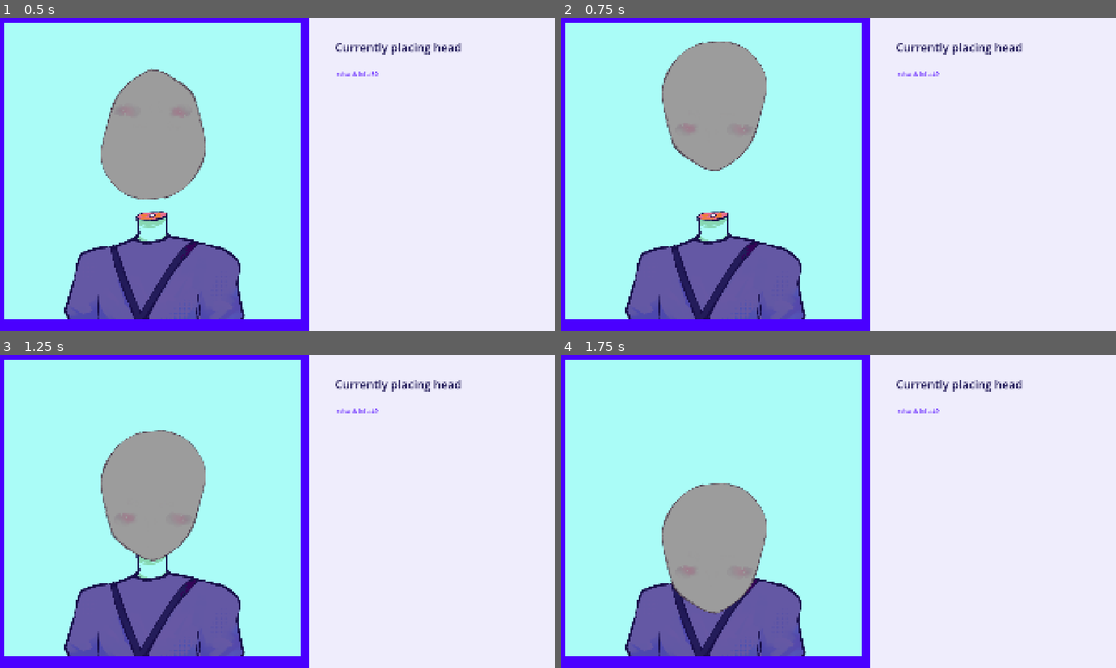
Above: before the commit, frames 1-4 (two rows, left to right).
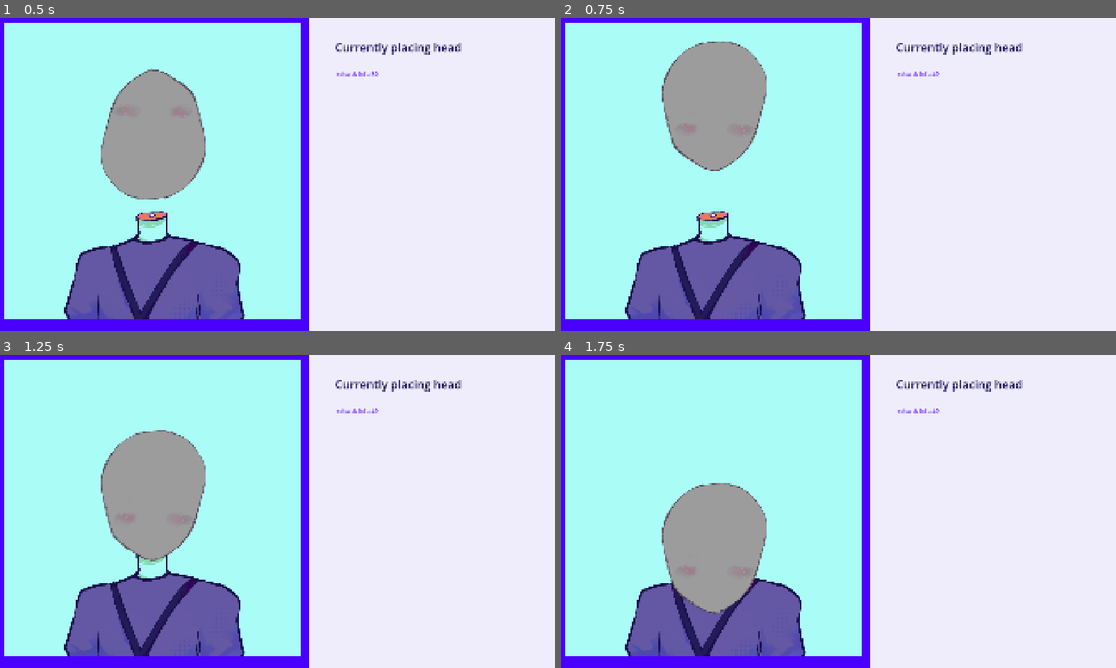
Above: after the commit, the same moments.

Repository: Herbeon/haven-toronto-game
Game: Godot game, scene res://game.tscn
The game is run twice, just before and just after one commit, with the same random seed, the same clock (stepped at 60 frames per second) and the same inputs.
Inputs (mouse positions are in pixels of both pictures, inside the frame that each line leads up to):
- Up to frame 1 (0.5 s): no input
- Up to frame 2 (0.75 s): tap Enter (reload) at 0.5 s; move the mouse to (960, 158) at 0.52 s; hold Up from 0.53 s (still down); tap Left (rotate_ccwise) at 0.6 s; click (960, 158) at 0.67 s
- Up to frame 3 (1.25 s): keep holding Up; tap Right (rotate_clockwise) at 0.8 s
- Up to frame 4 (1.75 s): move the mouse to (727, 527) at 1.27 s; release Up at 1.28 s; hold Down from 1.28 s (still down); tap Right (rotate_clockwise) at 1.35 s; tap Left (rotate_ccwise) at 1.55 s

Frame 1 is identical in both runs. In frame 2, less than 0.1% of the frame differs, in the area x 18-38%, y 7-49%; in frame 3, less than 0.1%, in the area x 18-38%, y 24-66%; in frame 4, less than 0.1%.

Commit message:
added mouth and working on collision layers

Diff:
--- a/havenBounceBack/eye_1.gd
+++ b/havenBounceBack/eye_1.gd
@@ -42,7 +42,7 @@
 		if(Input.is_action_just_pressed("rotate_clockwise") && placing_eye):
 			#print ("rotate clockwise")
 			$AnimatedSprite2D.rotate(PI/6)
-		if(Input.is_action_just_pressed("rotate_ccwise")):
+		if(Input.is_action_just_pressed("rotate_ccwise") && placing_eye):
 			$AnimatedSprite2D.rotate(-PI/6)
 
 
--- a/havenBounceBack/game.gd
+++ b/havenBounceBack/game.gd
@@ -17,6 +17,7 @@
 @onready var eye1 = $eye1
 @onready var ear1 = $ear1
 @onready var ear2 = $ear2
+@onready var mouth = $mouth
 
 @onready var label = $Control/Label
 @onready var relabel = $Control/Relabel
@@ -61,16 +62,21 @@
 	#print("start 1 eye")
 
 func eye_is_done():
-	label.text = "Currently placing ear"
+	label.text = "Currently placing first ear"
 	current_part = $ear1
 
 	ear1.start()
 
 
 func ear_is_done():
+	label.text = "Currently placing second ear"
+
 	current_part = $ear2
 
 	ear2.start()
 
 func ear_2_is_done():
-	print("hello ear 2 done")
+	label.text = "Currently placing mouth"
+
+	current_part = $mouth
+	mouth.start()
--- a/havenBounceBack/game.tscn
+++ b/havenBounceBack/game.tscn
@@ -8,6 +8,7 @@
 [ext_resource type="PackedScene" uid="uid://crvkgv3gvwurq" path="res://ear_1.tscn" id="7_eow3j"]
 [ext_resource type="PackedScene" uid="uid://ccxtt8gld1bal" path="res://eye_1.tscn" id="7_j5wjh"]
 [ext_resource type="PackedScene" uid="uid://ccu8645egrb3x" path="res://ear_2.tscn" id="7_vef74"]
+[ext_resource type="PackedScene" uid="uid://x2u2rsucnlf8" path="res://mouth.tscn" id="9_vef74"]
 
 [sub_resource type="LabelSettings" id="LabelSettings_m6jhr"]
 font_size = 40
@@ -29,8 +30,8 @@
 1:1/0/physics_layer_0/polygon_0/points = PackedVector2Array(-8, -8, 8, -8, 8, 8, -8, 8)
 
 [sub_resource type="TileSet" id="TileSet_tcrup"]
-physics_layer_0/collision_layer = 255
-physics_layer_0/collision_mask = 255
+physics_layer_0/collision_layer = 1023
+physics_layer_0/collision_mask = 1023
 sources/0 = SubResource("TileSetAtlasSource_fc0e3")
 
 [node name="game" type="Node2D" unique_id=1374351353]
@@ -90,8 +91,16 @@
 position = Vector2(-604, 295)
 
 [node name="eye1" parent="." unique_id=244120957 instance=ExtResource("7_j5wjh")]
-z_index = 10
+z_index = 20
 position = Vector2(-236, 692)
+collision_layer = 256
+collision_mask = 256
+
+[node name="mouth" parent="." unique_id=1873407494 instance=ExtResource("9_vef74")]
+z_index = 21
+position = Vector2(-304, 1100)
+collision_layer = 256
+collision_mask = 256
 
 [node name="ColorRect" type="ColorRect" parent="." unique_id=1890427670]
 z_index = -10
--- /dev/null
+++ b/havenBounceBack/mouth.gd
@@ -0,0 +1,62 @@
+extends CharacterBody2D
+
+
+signal done_mouth
+
+@export var speed = 600
+@export var visual = "" # list of the different eyes
+
+var placing_mouth = false
+var can_be_paused_now = false
+
+func start():
+	visual = ["default","colon3"].pick_random()
+	$AnimatedSprite2D.play(visual)
+	position = Vector2(520,520)
+
+	placing_mouth = true
+
+	var direction_x = randf_range(-0.7,0.7)
+	# yay gambling
+
+	var direction_y = randf_range(-0.5,0.5)
+	# yay more gambling
+
+	velocity = Vector2(direction_x,direction_y).normalized() * speed
+	# normalized makes the vector an integer (pythagorean theorem it)
+
+func _ready():
+	velocity = Vector2.ZERO
+	# potential for blinking later
+	#$EyeDemo2.material.set_shader_parameter("hihi",0.0)
+#
+	#start()
+
+func _physics_process(delta):
+	if(placing_mouth):
+		if(Input.is_action_just_pressed("pause") && can_be_paused_now):
+			velocity = Vector2.ZERO
+			done_mouth.emit()
+			can_be_paused_now = false
+			placing_mouth = false
+		if(Input.is_action_just_pressed("rotate_clockwise") && placing_mouth):
+			#print ("rotate clockwise")
+			$AnimatedSprite2D.rotate(PI/6)
+		if(Input.is_action_just_pressed("rotate_ccwise") && placing_mouth):
+			$AnimatedSprite2D.rotate(-PI/6)
+
+
+		var collision = move_and_collide(velocity * delta)
+		# move and collide returns a boolean if it hits something
+		if collision:
+			#$EyeDemo2.rotate(PI / 2)
+			var tween = create_tween()
+			tween.tween_property($AnimatedSprite2D,"scale", Vector2(1.1,1.1), 0.1)
+			tween.tween_property($AnimatedSprite2D,"scale", Vector2(1,1), 0.1)
+			$AnimatedSprite2D.rotate(PI/2)
+			velocity = velocity.bounce(collision.get_normal())
+
+			#print(velocity)
+			if(abs(velocity.x) < 2000 && abs(velocity.y) < 2000):
+				velocity *= 1.1
+		can_be_paused_now = true
--- /dev/null
+++ b/havenBounceBack/mouth.tscn
@@ -0,0 +1,38 @@
+[gd_scene format=3 uid="uid://x2u2rsucnlf8"]
+
+[ext_resource type="Texture2D" uid="uid://bxdyign7sege" path="res://images and character assets/Mouth 2.PNG" id="1_rm3cv"]
+[ext_resource type="Script" uid="uid://cqaxolfh4sxyg" path="res://mouth.gd" id="1_yuly8"]
+[ext_resource type="Texture2D" uid="uid://btx1pwqyco102" path="res://images and character assets/Mouth 1.PNG" id="2_yuly8"]
+
+[sub_resource type="CircleShape2D" id="CircleShape2D_3p08f"]
+radius = 26.019224
+
+[sub_resource type="SpriteFrames" id="SpriteFrames_tcrup"]
+animations = [{
+"frames": [{
+"duration": 1.0,
+"texture": ExtResource("1_rm3cv")
+}],
+"loop": 1,
+"name": &"colon3",
+"speed": 5.0
+}, {
+"frames": [{
+"duration": 1.0,
+"texture": ExtResource("2_yuly8")
+}],
+"loop": 1,
+"name": &"default",
+"speed": 5.0
+}]
+
+[node name="mouth" type="CharacterBody2D" unique_id=1873407494]
+script = ExtResource("1_yuly8")
+
+[node name="CollisionShape2D" type="CollisionShape2D" parent="." unique_id=828120639]
+shape = SubResource("CircleShape2D_3p08f")
+
+[node name="AnimatedSprite2D" type="AnimatedSprite2D" parent="." unique_id=868728360]
+position = Vector2(0, -6)
+sprite_frames = SubResource("SpriteFrames_tcrup")
+animation = &"colon3"
Binary file changed: havenBounceBack/images and character assets/Mouth 2.PNG
Not shown, added: havenBounceBack/mouth.gd.uid
Not shown, added: havenBounceBack/images and character assets/Mouth 2.PNG~
